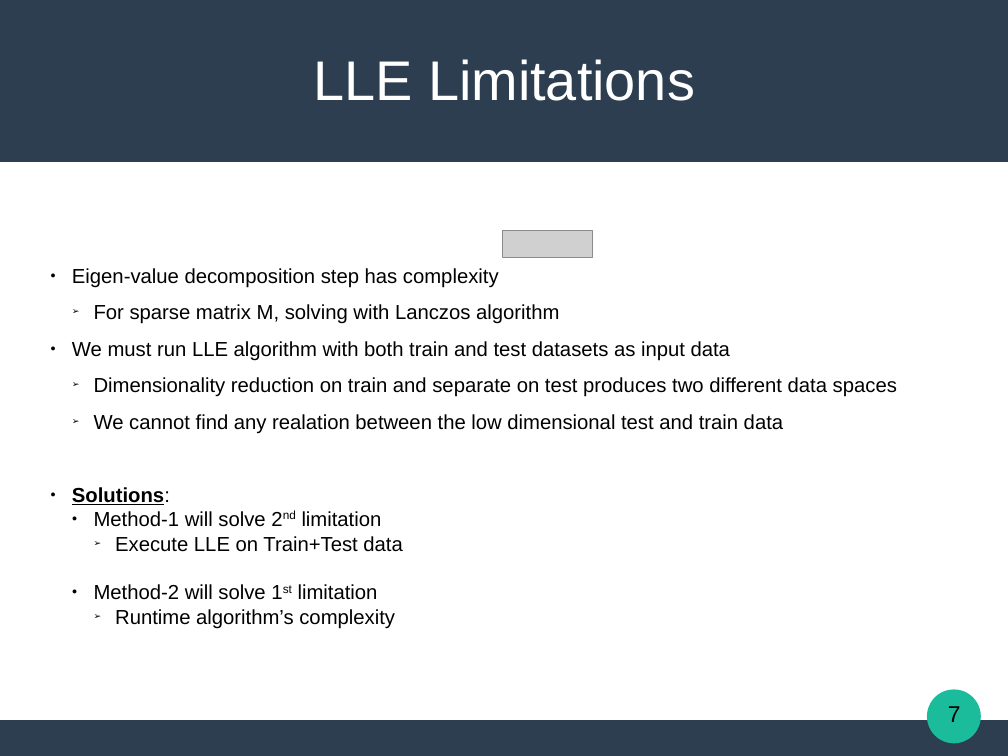
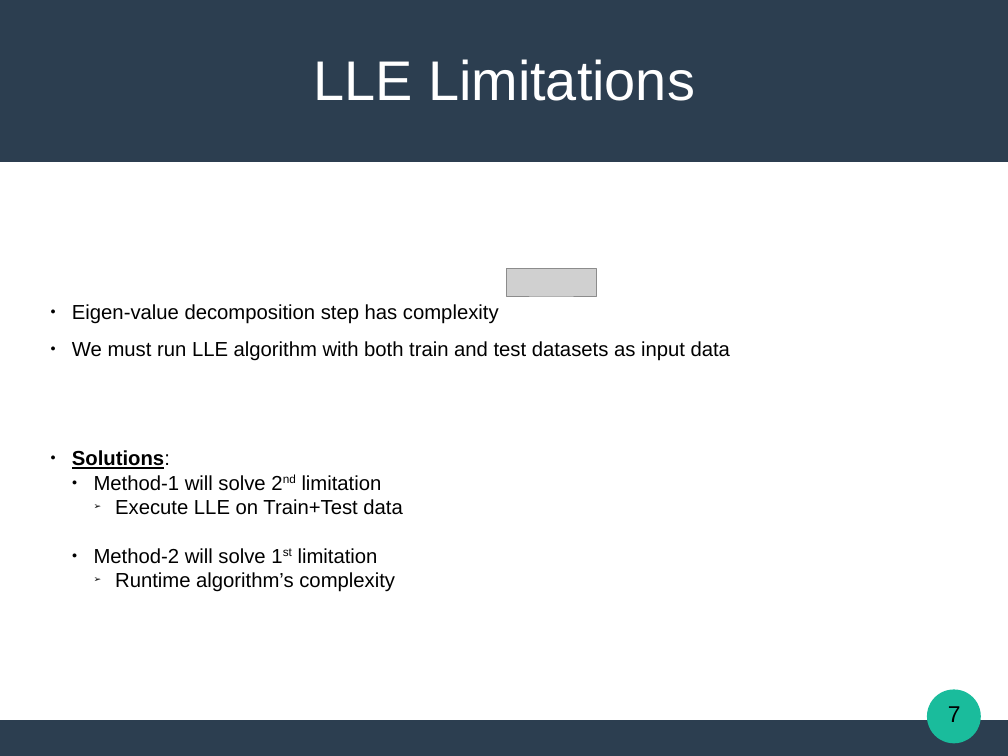
Before and after one commit to Katsileros/Dimensionality_Reduction, a slide deck: slide 7 of Diploma-Thesis-LaTeX/presentation/Locally_Linear_Embeddings_in_Pattern_Recognition.odp. Drawn at 1008x756 pixels with LibreOffice and Linux fonts; fonts in the diff are those of the drawing; grey boxes stand for pictures. Boxes give left, top, right and bottom in pixels: in the first picture for what was removed or moved away, otherwise in the second. Text is boxed around its words. In the diff, an @@ line names an element or a change of style, - is before the commit and + after.

```diff
--- a/Diploma-Thesis-LaTeX/presentation/Locally_Linear_Embeddings_in_Pattern_Recognition.odp
+++ b/Diploma-Thesis-LaTeX/presentation/Locally_Linear_Embeddings_in_Pattern_Recognition.odp
@@ picture: place and size @@
-picture at [503,231,593,258]
+picture at [507,269,596,296]
@@ subtitle at [94,304,559,324]: paragraph removed @@
-  ➢ For sparse matrix M, solving with Lanczos algorithm
@@ subtitle at [94,377,897,434]: paragraphs removed @@
-  ➢ Dimensionality reduction on train and separate on test produces two different data spaces
-  ➢ We cannot find any realation between the low dimensional test and train data
```
Also in this commit, not shown: 8 other slides changed, 1 other file.
